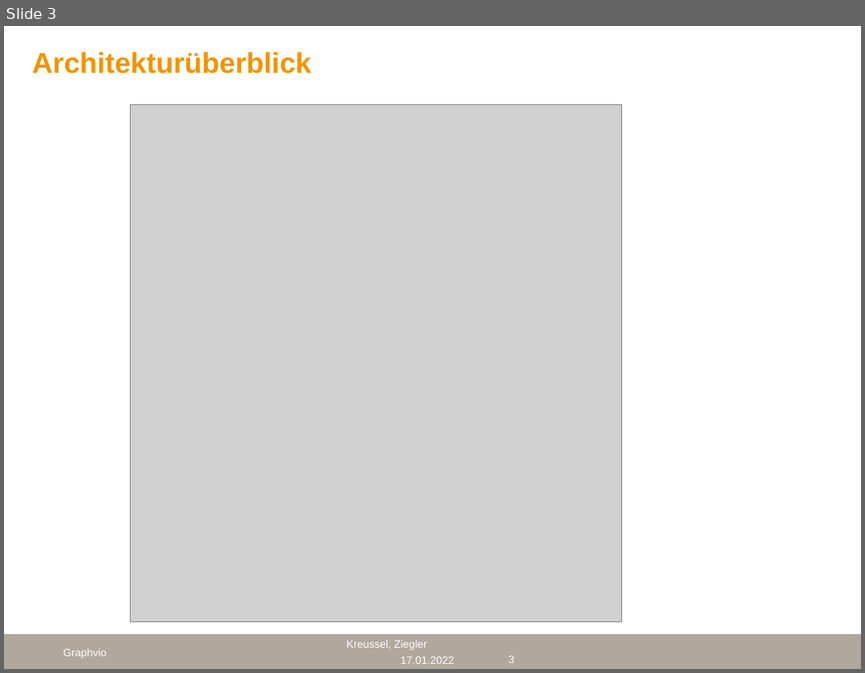
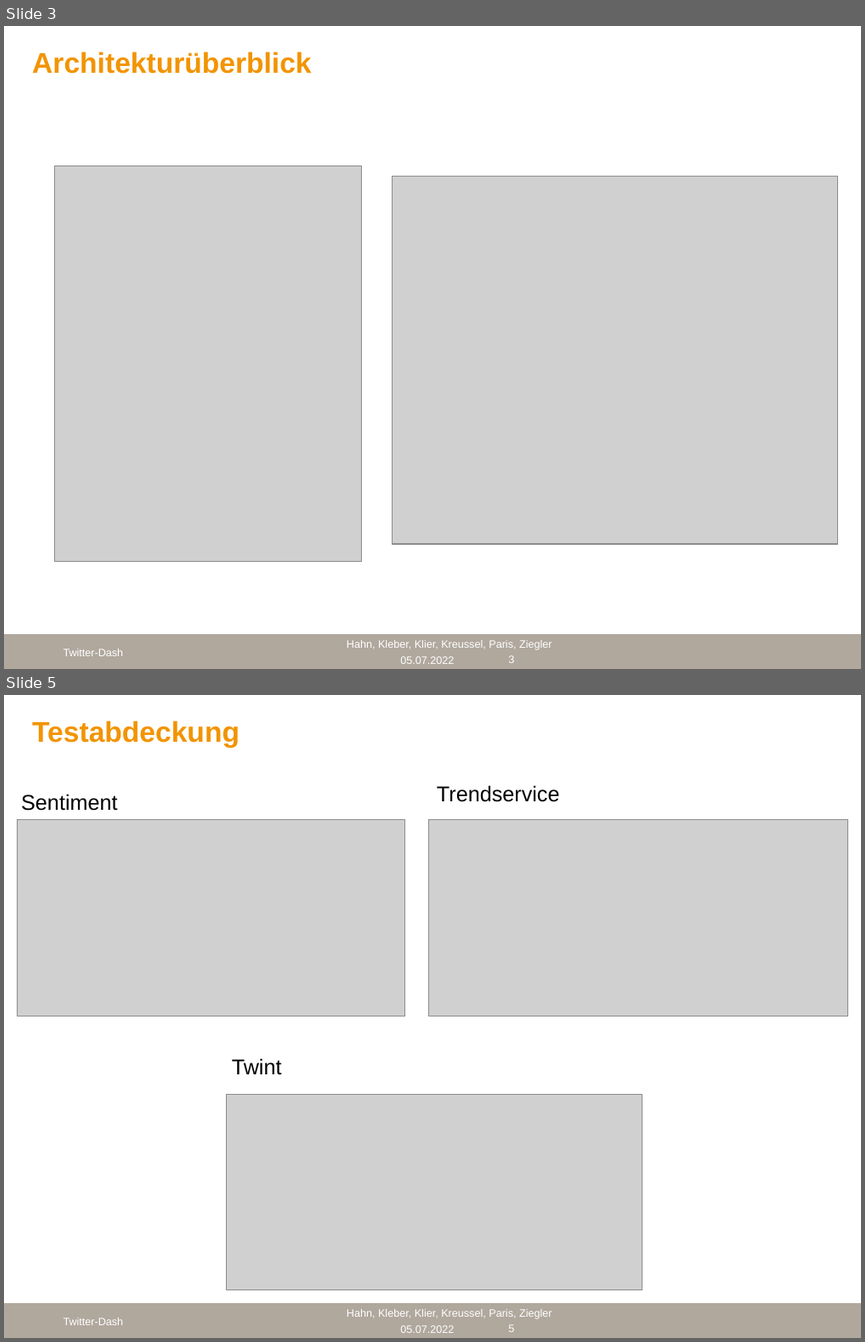
Before and after one commit to cyberlytics/TwitterDash, a slide deck: sys-doc/Technical Report/Abschlusspräsentation.pptx. Shown one above the other, each under a label of ours: slide 3 before the commit, slides 3 and 5 after it; the slides between them are not shown. The pictures are 865x673 and 865x1342 pixels, drawn with LibreOffice and Linux fonts; fonts in the diff are those of the drawing; grey boxes stand for pictures; background and template pictures are left out. Boxes give left, top, right and bottom in pixels: in the first picture for what was removed or moved away, otherwise in the second. Text is boxed around its words. In the diff, an @@ line names an element or a change of style, - is before the commit and + after.

```diff
--- a/sys-doc/Technical Report/Abschlusspräsentation.pptx
+++ b/sys-doc/Technical Report/Abschlusspräsentation.pptx
@@ slide 5 added at [4, 695, 861, 1338], background #FFFFFF; not listed: 1 template element that a slide beside it also shows @@
@@ title added at [32, 721, 239, 748], 24 pt, text #F29400, bold @@
+Testabdeckung
@@ text added at [21, 794, 117, 811], 18 pt, text #000000 @@
+Sentiment
@@ text added at [437, 785, 560, 802], 18 pt, text #000000 @@
+Trendservice
@@ picture added at [17, 819, 405, 1016] @@
@@ picture added at [428, 819, 848, 1016] @@
@@ text added at [232, 1058, 282, 1075], 18 pt, text #000000 @@
+Twint
@@ picture added at [226, 1095, 642, 1290] @@
@@ text added at [64, 1317, 124, 1325], 9 pt, text #FFFFFF @@
+Twitter-Dash
@@ text added at [347, 1309, 552, 1319], 9 pt, text #FFFFFF @@
+Hahn, Kleber, Klier, Kreussel, Paris, Ziegler
@@ text added at [400, 1325, 454, 1333], 9 pt, text #FFFFFF @@
+05.07.2022
@@ page number added at [508, 1324, 514, 1332], 9 pt, text #FFFFFF @@
+5
@@ slide 3 changed as well @@
@@ picture removed at [131, 105, 622, 622] @@
@@ picture added at [54, 165, 362, 561] @@
@@ picture added at [392, 176, 838, 544] @@
@@ text at [64, 648, 124, 656]: text changed @@
-Graphvio
+Twitter-Dash
@@ text at [347, 640, 552, 650]: text changed @@
-Kreussel, Ziegler
+Hahn, Kleber, Klier, Kreussel, Paris, Ziegler
@@ text at [400, 656, 454, 664]: text changed @@
-17.01.2022
+05.07.2022
```
Also in this commit, not shown: 5 other slides changed, 4 other slides added, 1 other file.
